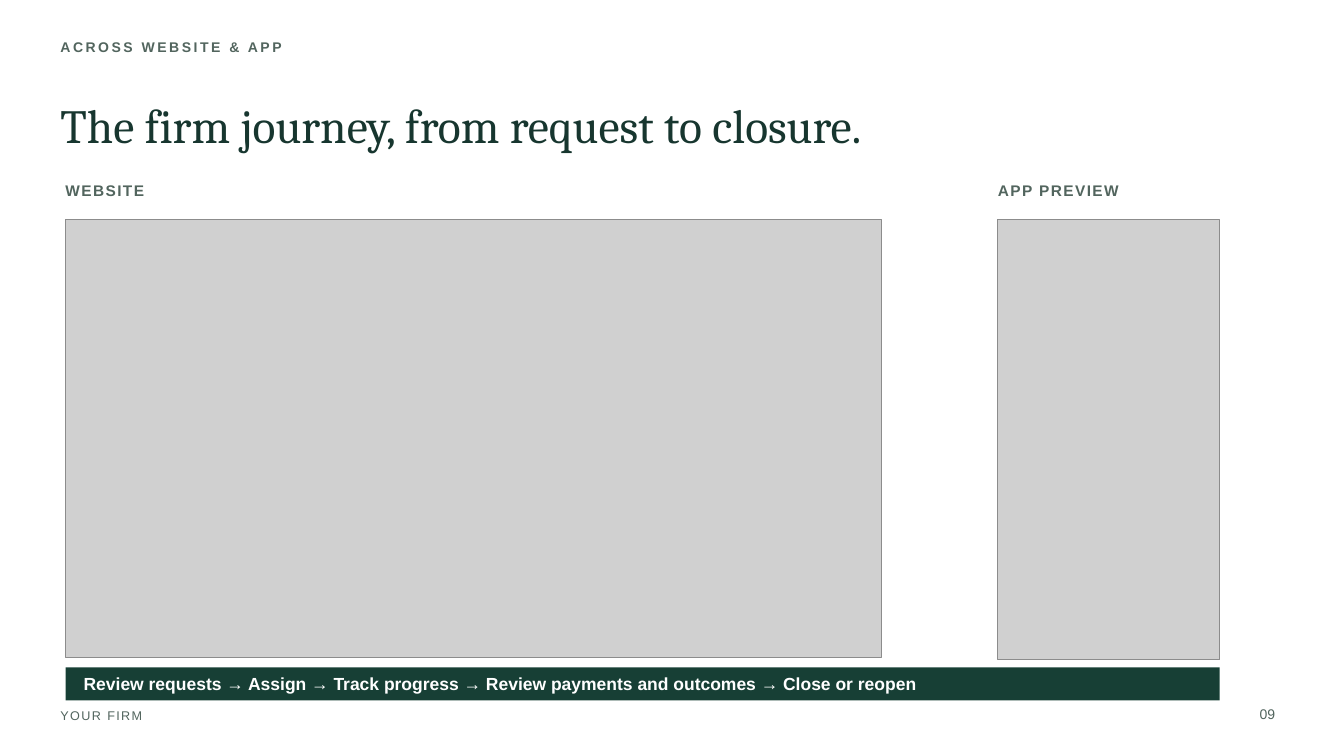
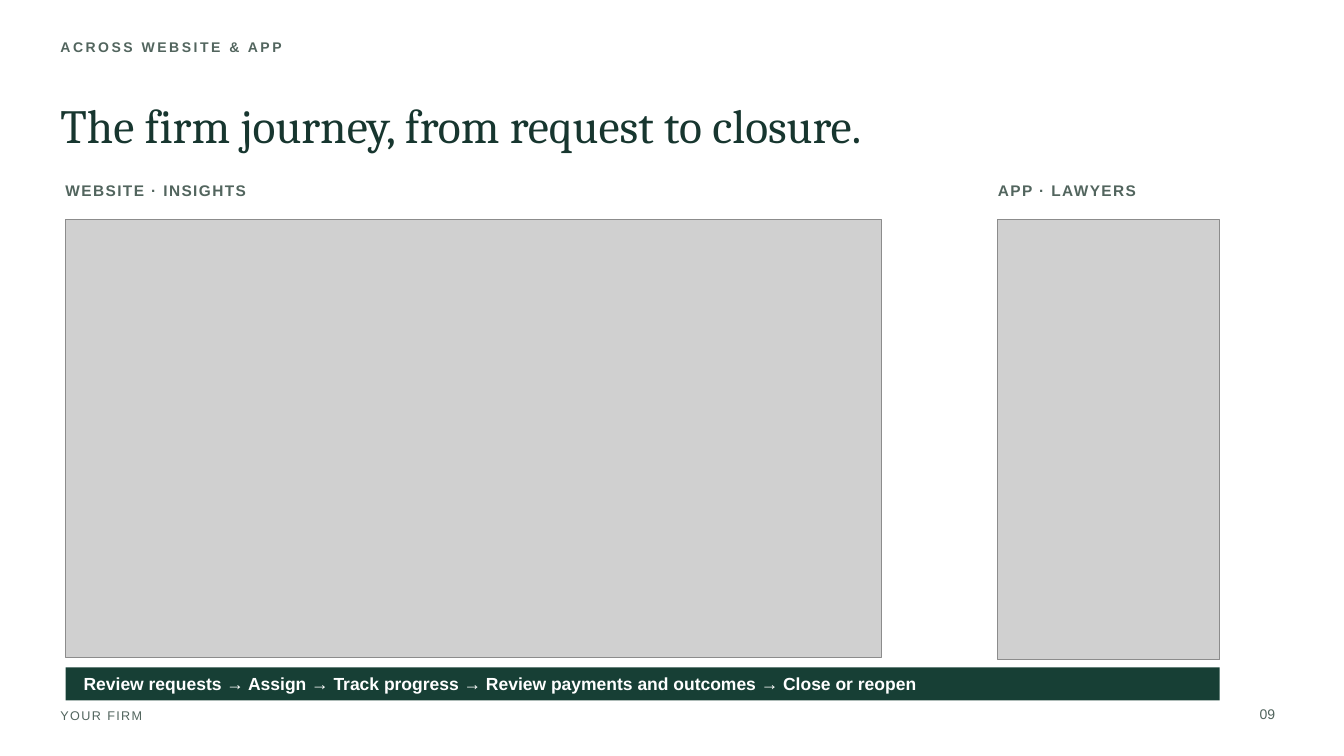
Before and after one commit to ezhilan03/lawyer-app-demo, a slide deck: slide 9 of presentation/Lawyer-Firm-Presentation.pptx. Drawn at 1344x756 pixels with LibreOffice and Linux fonts; fonts in the diff are those of the drawing; grey boxes stand for pictures. Boxes give left, top, right and bottom in pixels: in the first picture for what was removed or moved away, otherwise in the second. Text is boxed around its words. In the diff, an @@ line names an element or a change of style, - is before the commit and + after.

Commit message:
Show distinct website and app pages in role slides

```diff
--- a/presentation/Lawyer-Firm-Presentation.pptx
+++ b/presentation/Lawyer-Firm-Presentation.pptx
@@ text at box(65, 185, 246, 196): text changed @@
-WEBSITE
+WEBSITE · INSIGHTS
@@ text at box(998, 185, 1136, 196): text changed @@
-APP PREVIEW
+APP · LAWYERS
```
Also in this commit, not shown: 2 other slides changed, 3 other files.
